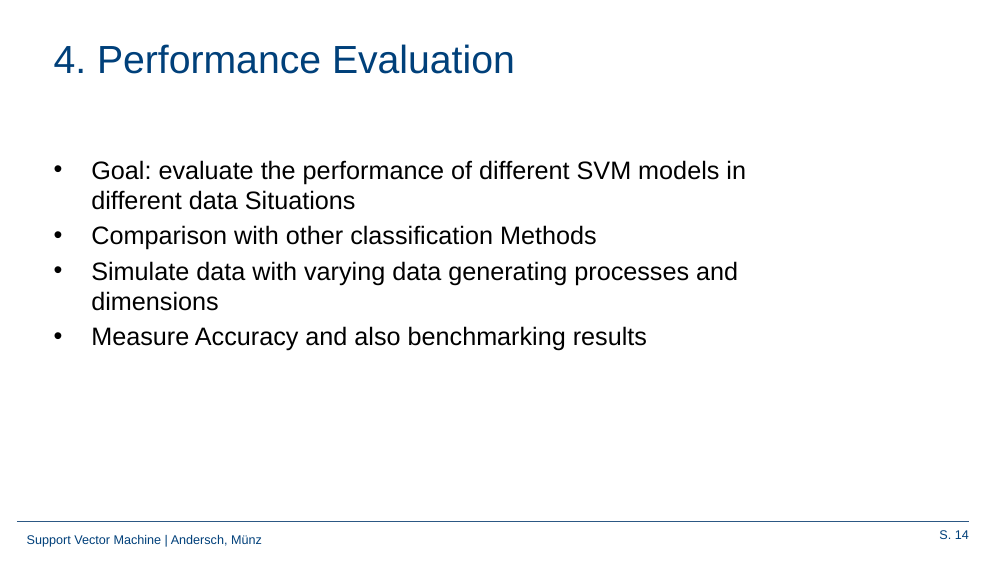
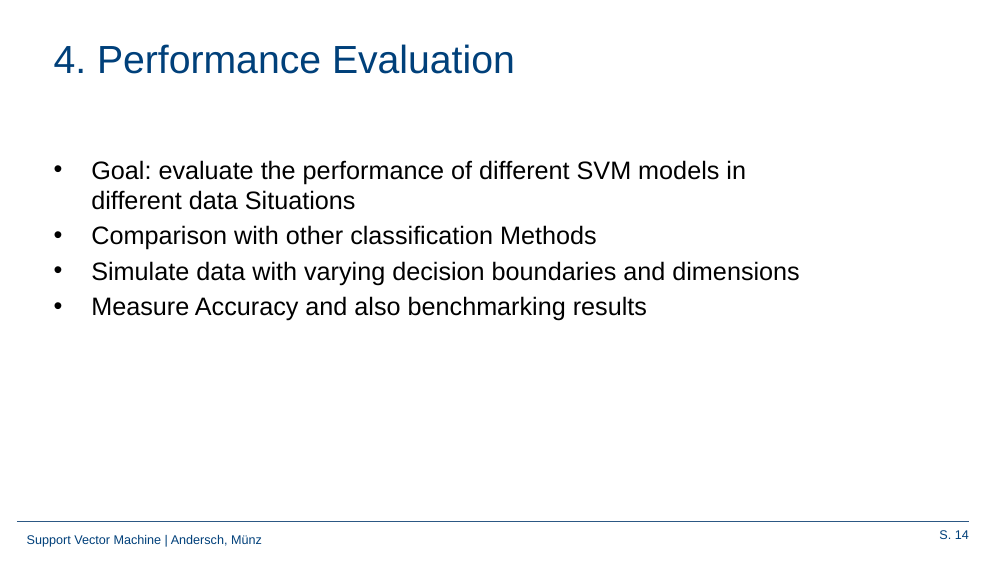
Before and after one commit to Frandersch/Statistical-Machine-Learning, a slide deck: slide 14 of Präsentation/Support Vector Machines.pptx. Drawn at 1008x567 pixels with LibreOffice and Linux fonts; fonts in the diff are those of the drawing; background and template pictures are left out. Boxes give left, top, right and bottom in pixels: in the first picture for what was removed or moved away, otherwise in the second. Text is boxed around its words. In the diff, an @@ line names an element or a change of style, - is before the commit and + after.

Commit message:
form of decision boundary

```diff
--- a/Präsentation/Support Vector Machines.pptx
+++ b/Präsentation/Support Vector Machines.pptx
@@ text at [91,261,799,285]: text changed @@
-• Simulate data with varying data generating processes and dimensions
+• Simulate data with varying decision boundaries and dimensions
```
Also in this commit, not shown: 1 other slide changed.
